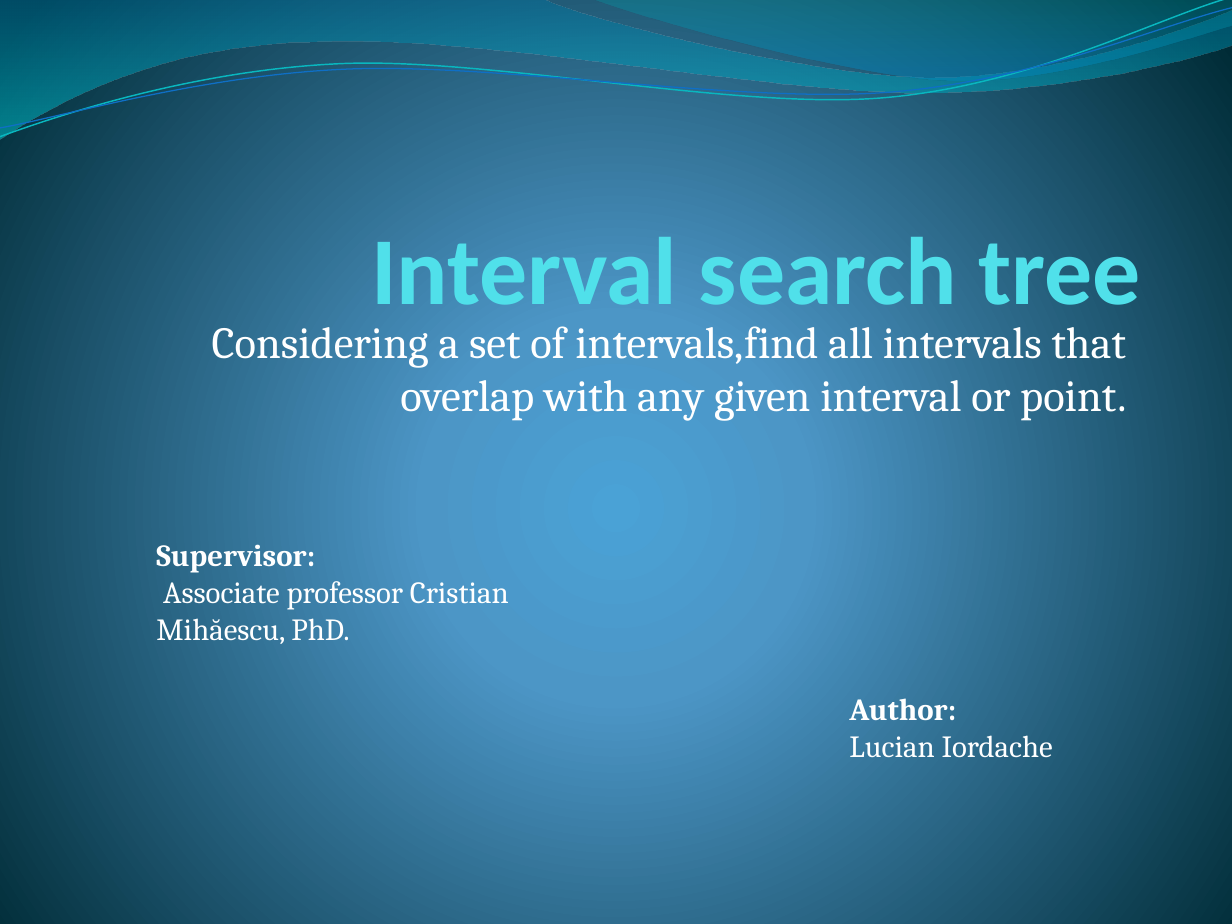
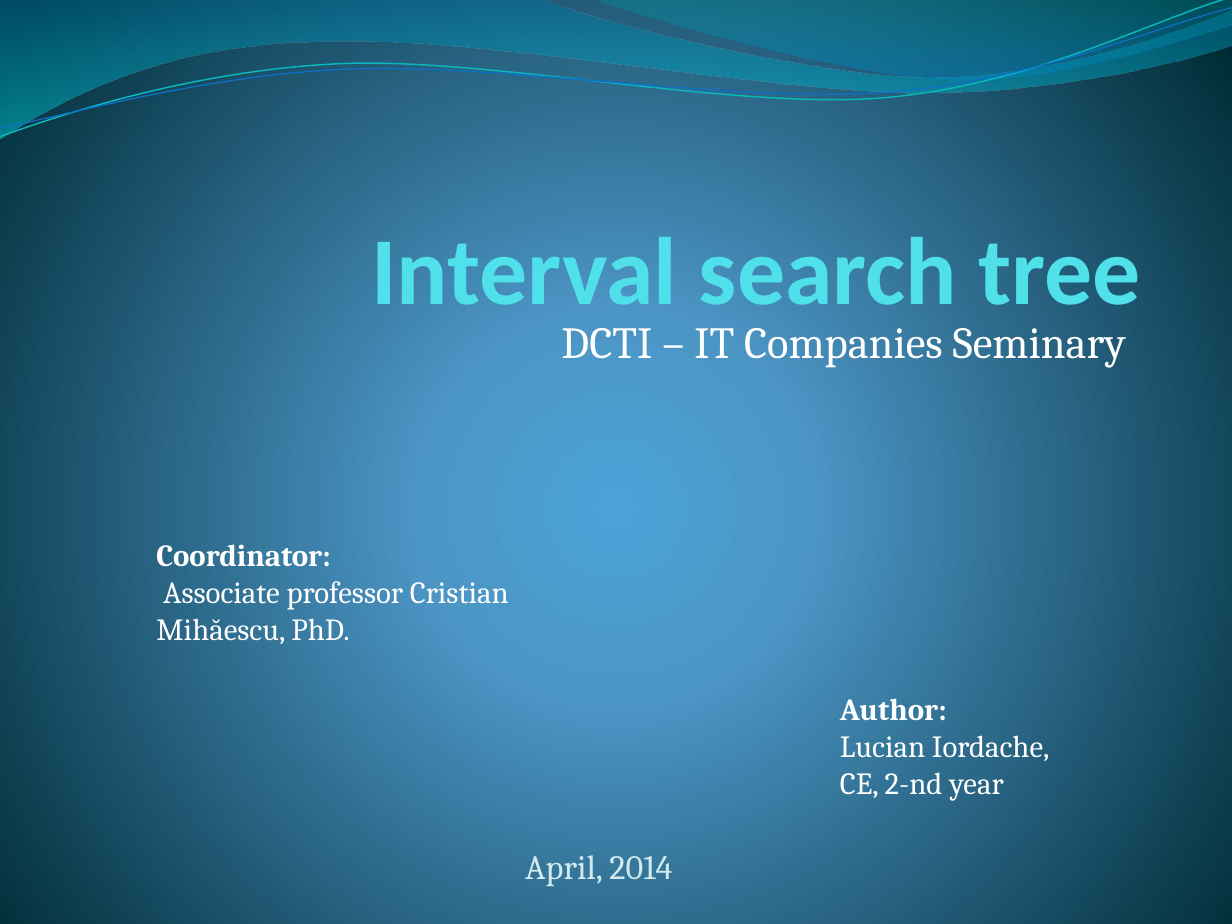
Before and after one commit to mihaescu/ADS, a slide deck: slide 1 of BST/Geometric Applications/Interval Search by Iordache Lucian/Presentation/Interval search tree.pptx. Drawn at 1232x924 pixels with LibreOffice and Linux fonts; fonts in the diff are those of the drawing. Boxes give left, top, right and bottom in pixels: in the first picture for what was removed or moved away, otherwise in the second. Text is boxed around its words. In the diff, an @@ line names an element or a change of style, - is before the commit and + after.

```diff
--- a/BST/Geometric Applications/Interval Search by Iordache Lucian/Presentation/Interval search tree.pptx
+++ b/BST/Geometric Applications/Interval Search by Iordache Lucian/Presentation/Interval search tree.pptx
@@ subtitle at (561, 328, 1126, 368): text changed @@
-Considering a set of intervals,find all intervals that overlap with any given interval or point.
+DCTI – IT Companies Seminary
@@ text at (156, 544, 509, 644): text changed @@
-Supervisor:
-Associate professor Cristian Mihăescu, PhD.
+Coordinator:
+Associate professor Cristian Mihăescu, PhD.
@@ text "Author:": place and size @@
-text "Author:" at (849, 698, 1053, 758)
+text "Author:" at (840, 698, 1049, 801)
@@ text at (840, 735, 1049, 801): text changed @@
-Lucian Iordache
+Lucian Iordache,
+CE, 2-nd year
@@ text added at (525, 855, 672, 886), 20 pt, text #D1EAEE @@
+April, 2014
```
Also in this commit, not shown: 4 other slides changed, 2 slides added, 1 slide removed, 1 other file.
